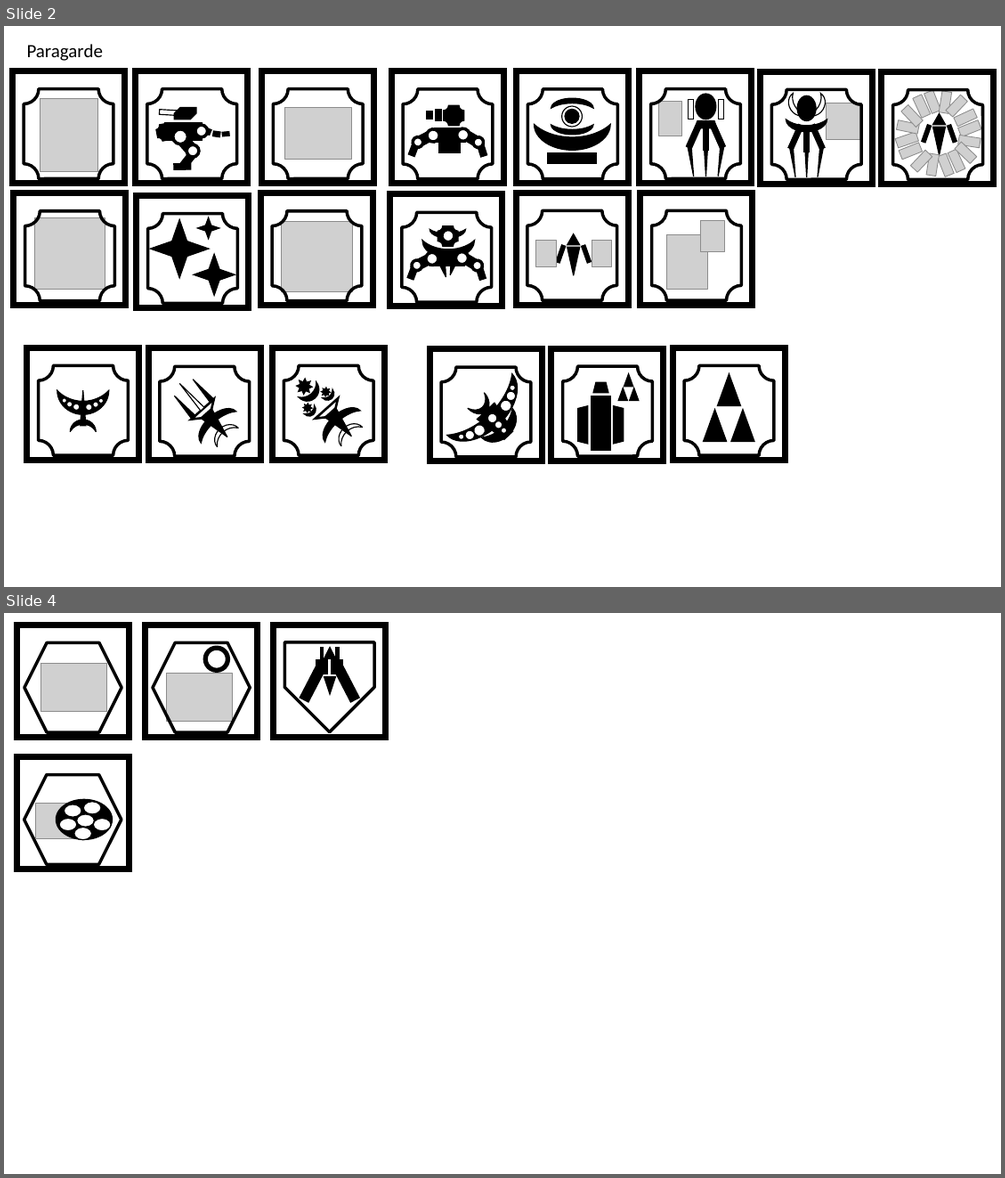
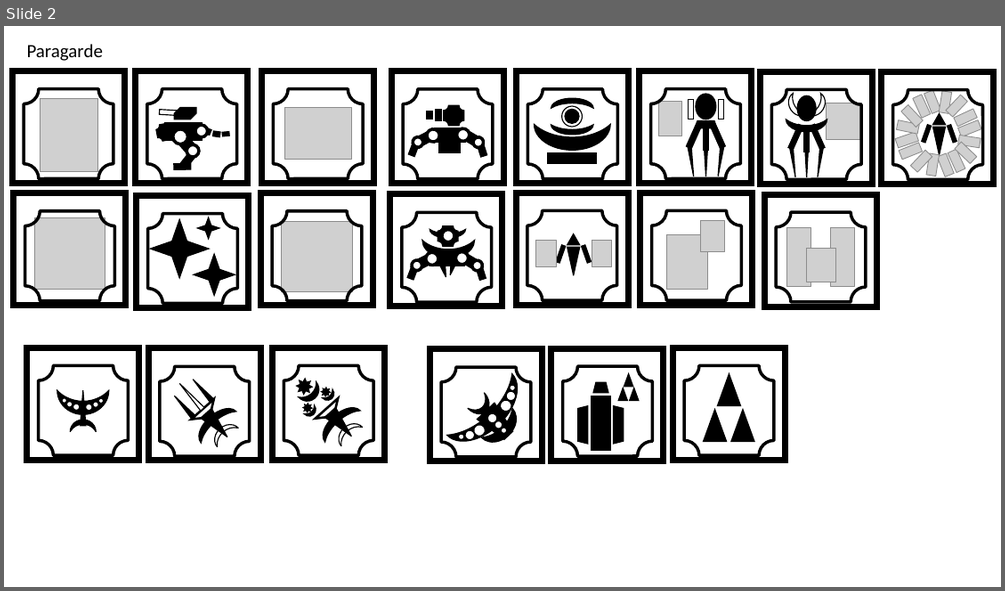
Before and after one commit to alexliuhust/JS_ChessGames, a slide deck: image process/drawings sifi.pptx. Shown one above the other, each under a label of ours: slides 2 and 4 before the commit, slide 2 after it; the slides between them are not shown. The pictures are 1005x1178 and 1005x591 pixels, drawn with LibreOffice and Linux fonts; fonts in the diff are those of the drawing; grey boxes stand for pictures; background and template pictures are left out. Boxes give left, top, right and bottom in pixels: in the first picture for what was removed or moved away, otherwise in the second. Text is boxed around its words. In the diff, an @@ line names an element or a change of style, - is before the commit and + after.

```diff
--- a/image process/drawings sifi.pptx
+++ b/image process/drawings sifi.pptx
@@ slide 4 removed at (4, 613, 1001, 1174), background #FFFFFF @@
@@ rectangle removed at (16, 625, 129, 737) @@
@@ rectangle removed at (146, 625, 258, 737) @@
@@ hexagon removed at (24, 643, 121, 732) @@
@@ picture removed at (41, 663, 106, 711) @@
@@ hexagon removed at (153, 643, 250, 732) @@
@@ ellipse removed at (205, 648, 227, 671) @@
@@ group removed at (273, 625, 386, 737): 7 rectangles, 2 triangles, 1 pentagon arrow @@
@@ picture removed at (167, 673, 232, 721) @@
@@ rectangle removed at (16, 757, 129, 869) @@
@@ hexagon removed at (24, 774, 121, 864) @@
@@ group removed at (35, 799, 112, 840): 7 ellipses, 1 picture @@
@@ slide 2 changed as well @@
@@ group added at (764, 194, 877, 306): 3 pictures, 1 rectangle, 1 plaque @@
```
Also in this commit, not shown: 1 other slide changed, 1 slide added, 8 other files.
